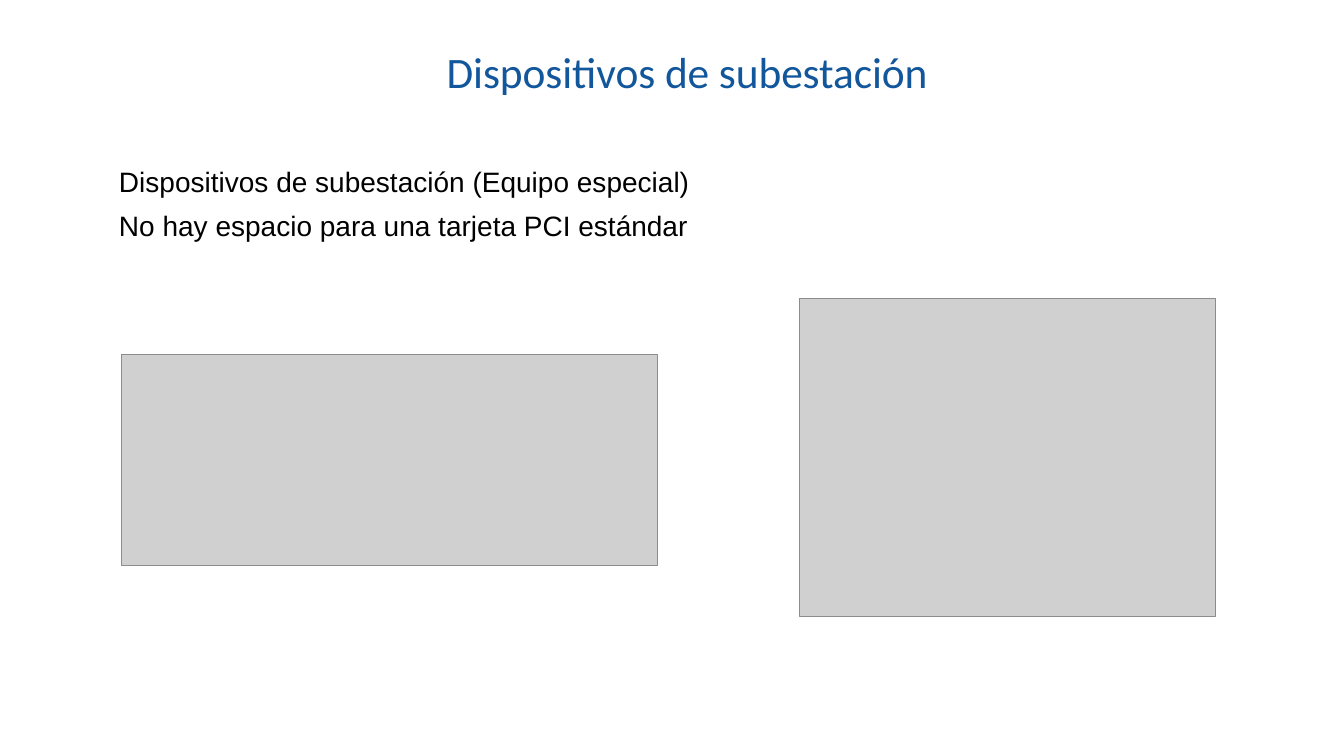
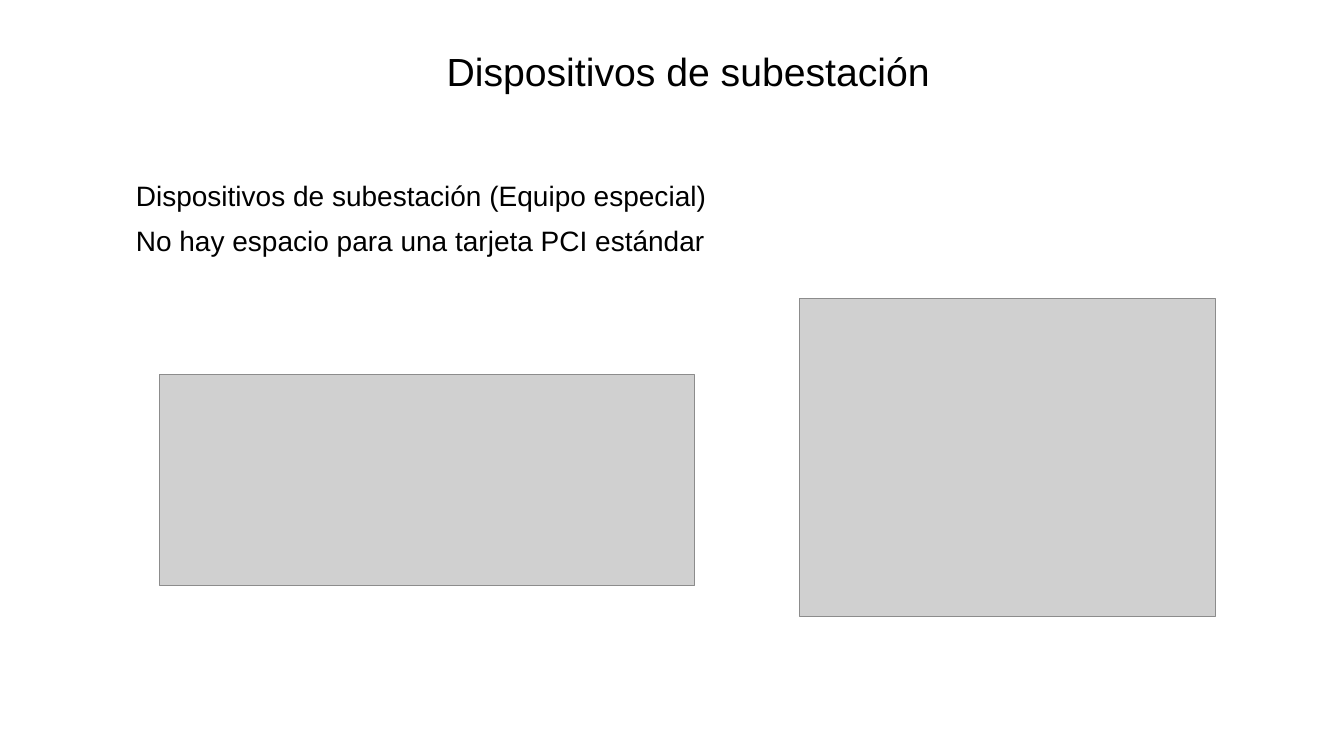
Before and after one commit to SiwaNetwork/QUANTUM, a slide deck: slide 15 of Time-Card/ДОКУМЕНТЫ/МАТЕРИАЛ СТАТЬИ/Применение в энергетике испанский.pptx. Drawn at 1344x756 pixels with LibreOffice and Linux fonts; fonts in the diff are those of the drawing; grey boxes stand for pictures. Boxes give left, top, right and bottom in pixels: in the first picture for what was removed or moved away, otherwise in the second. Text is boxed around its words. In the diff, an @@ line names an element or a change of style, - is before the commit and + after.

```diff
--- a/Time-Card/ДОКУМЕНТЫ/МАТЕРИАЛ СТАТЬИ/Применение в энергетике испанский.pptx
+++ b/Time-Card/ДОКУМЕНТЫ/МАТЕРИАЛ СТАТЬИ/Применение в энергетике испанский.pptx
@@ title "Dispositivos de subestación" at box(447, 57, 930, 94): size 31 to 28 pt, font Calibri to Arial, text colour #12569B to #000000, letter spacing -0.1 to 0 pt @@
@@ text "Dispositivos de subestación (Equipo especial)": place and size @@
-text "Dispositivos de subestación (Equipo especial)" at box(119, 171, 689, 241)
+text "Dispositivos de subestación (Equipo especial)" at box(136, 185, 706, 256)
@@ picture: place and size @@
-picture at box(122, 355, 657, 566)
+picture at box(159, 375, 695, 586)
```
Also in this commit, not shown: 16 other slides changed, 4 other files.
